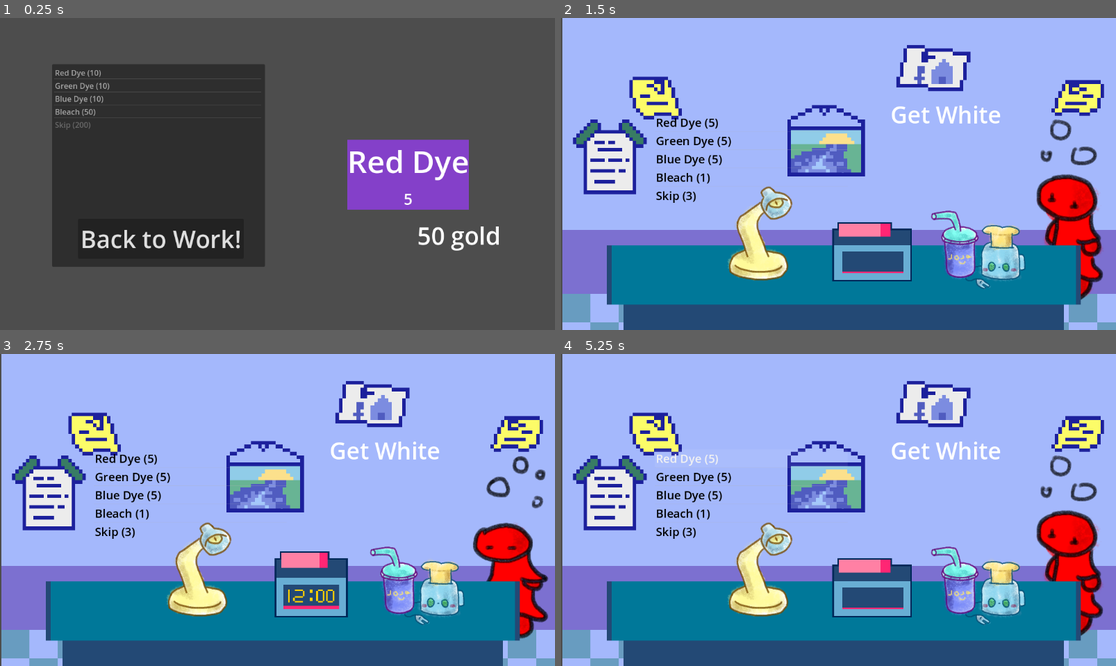
Above: before the commit, frames 1-4 (two rows, left to right).
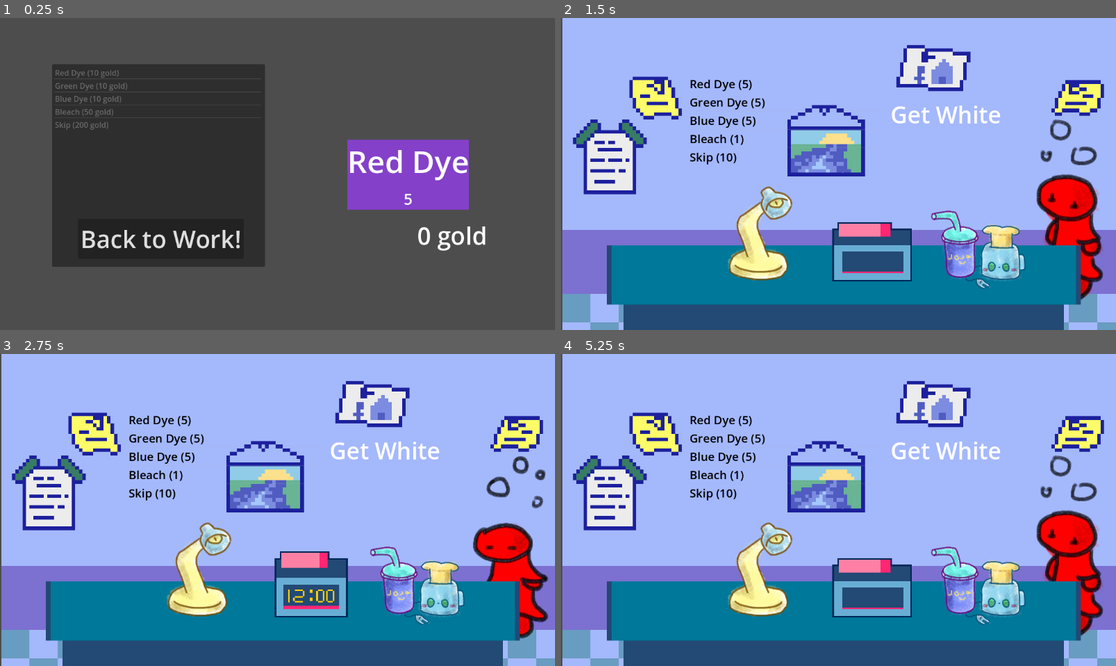
Above: after the commit, the same moments.

Repository: etherware-novice/poisongamejam
Game: Godot game, scene res://scenes/shop.tscn
Two runs of this game, one before a commit and one after it. Both use one fixed random seed, a clock stepped at 60 frames per second and the inputs below. This scene is started directly instead of the project's main scene. The engine's default icon, where the game draws it, is replaced by a stand-in: a white triangle on a blue panel in a dark square.
Inputs (mouse positions are in pixels of both pictures, inside the frame that each line leads up to):
- Up to frame 1 (0.25 s): no input
- Up to frame 2 (1.5 s): click "Back to Work!" at 0.5 s; move the mouse to (960, 158) at 1.27 s
- Up to frame 3 (2.75 s): tap Enter at 2 s; move the mouse to (166, 525) at 2.02 s
- Up to frame 4 (5.25 s): move the mouse to (894, 441) at 2.77 s; tap Space at 3.5 s; move the mouse to (810, 572) at 3.52 s; move the mouse to (1005, 556) at 4.27 s; tap Enter at 5 s; move the mouse to (672, 463) at 5.02 s

The runs differ from the first frame. In frame 1, 0.9% of the frame differs, in the area x 10-90%, y 16-75%; in frame 2, 1.4%, in the area x 17-55%, y 19-60%; in frame 3, 1.4%; in frame 4, 1.4%.

Commit message:
proper gold collection, initial inv. adjustments

Diff:
--- a/scenes/main_game_loop.tscn
+++ b/scenes/main_game_loop.tscn
@@ -342,10 +342,10 @@
 
 [node name="itembag" type="ItemList" parent="."]
 clip_contents = false
-offset_left = 195.0
-offset_top = 198.0
-offset_right = 595.0
-offset_bottom = 489.0
+offset_left = 265.0
+offset_top = 118.0
+offset_right = 665.0
+offset_bottom = 409.0
 theme_override_colors/font_color = Color(0, 0, 0, 1)
 theme_override_colors/font_outline_color = Color(1, 1, 1, 1)
 theme_override_font_sizes/font_size = 24
@@ -394,7 +394,7 @@
 script = ExtResource("7_rbf8a")
 
 [node name="hourTick" type="Timer" parent="workclock"]
-wait_time = 10.0
+wait_time = 5.0
 autostart = true
 
 [node name="Tostermk3" type="Sprite2D" parent="."]
--- a/scripts/buylist.gd
+++ b/scripts/buylist.gd
@@ -7,7 +7,7 @@
 func _ready():
 	player.cutsceneLock = false
 	for x in range(player.inventory.size()):
-		add_item(constants.itemNames[x] + " (" + str(itemCost[x]) + ")")
+		add_item(constants.itemNames[x] + " (" + str(itemCost[x]) + " gold)")
 	updateGold()
 
 
--- a/scripts/main_game_loop.gd
+++ b/scripts/main_game_loop.gd
@@ -1,5 +1,6 @@
 extends Node2D
 
+var personsDone = 0
 
 func _ready():
 	player.usedItem.connect(checkEmptyInventory)
@@ -26,6 +27,8 @@
 
 func _on_patient_complete():
 	player.cutsceneLock = true
+	player.bank += 10
+	personsDone += 1
 	print("you did it")
 	$status.text = "Good Job!"
 	await get_tree().create_timer(3).timeout
@@ -44,8 +47,27 @@
 		endDay()
 
 func endDay():
+	if player.cutsceneLock:
+		return
+	player.cutsceneLock = true
+	$workclock.stop()
+	$workclock/hourTick.stop()
+	$workclock.animation = str(1)
 	await get_tree().create_timer(3).timeout
-	player.cutsceneLock = true
+
+	var tally = str(personsDone) + " people"
+	$status.text = tally
+	await get_tree().create_timer(2).timeout
+	tally += " x 10"
+	$status.text = tally
+	await get_tree().create_timer(2).timeout
+	tally += " = \n"
+	$status.text = tally
+	await get_tree().create_timer(2).timeout
+	tally += str(personsDone * 10) + " gold"
+	$status.text = tally
+
+	await get_tree().create_timer(2).timeout
 	var wipe = constants.fade.instantiate()
 	wipe.loadScene(self, "res://scenes/shop.tscn")
 
--- a/scripts/player.gd
+++ b/scripts/player.gd
@@ -1,9 +1,9 @@
 extends Node
 
 # red dye, green dye, blue dye, bleach, skips
-var inventory = [5, 5, 5, 1, 3]
+var inventory = [5, 5, 5, 1, 10]
 var cutsceneLock
-var bank = 50
+var bank = 0
 
 signal usedItem(index)
 
